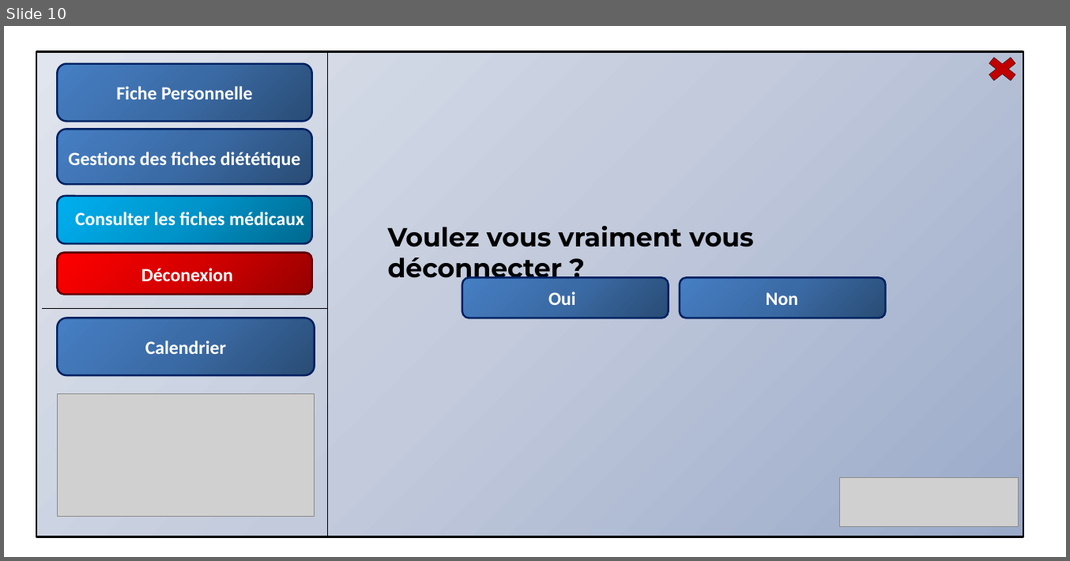
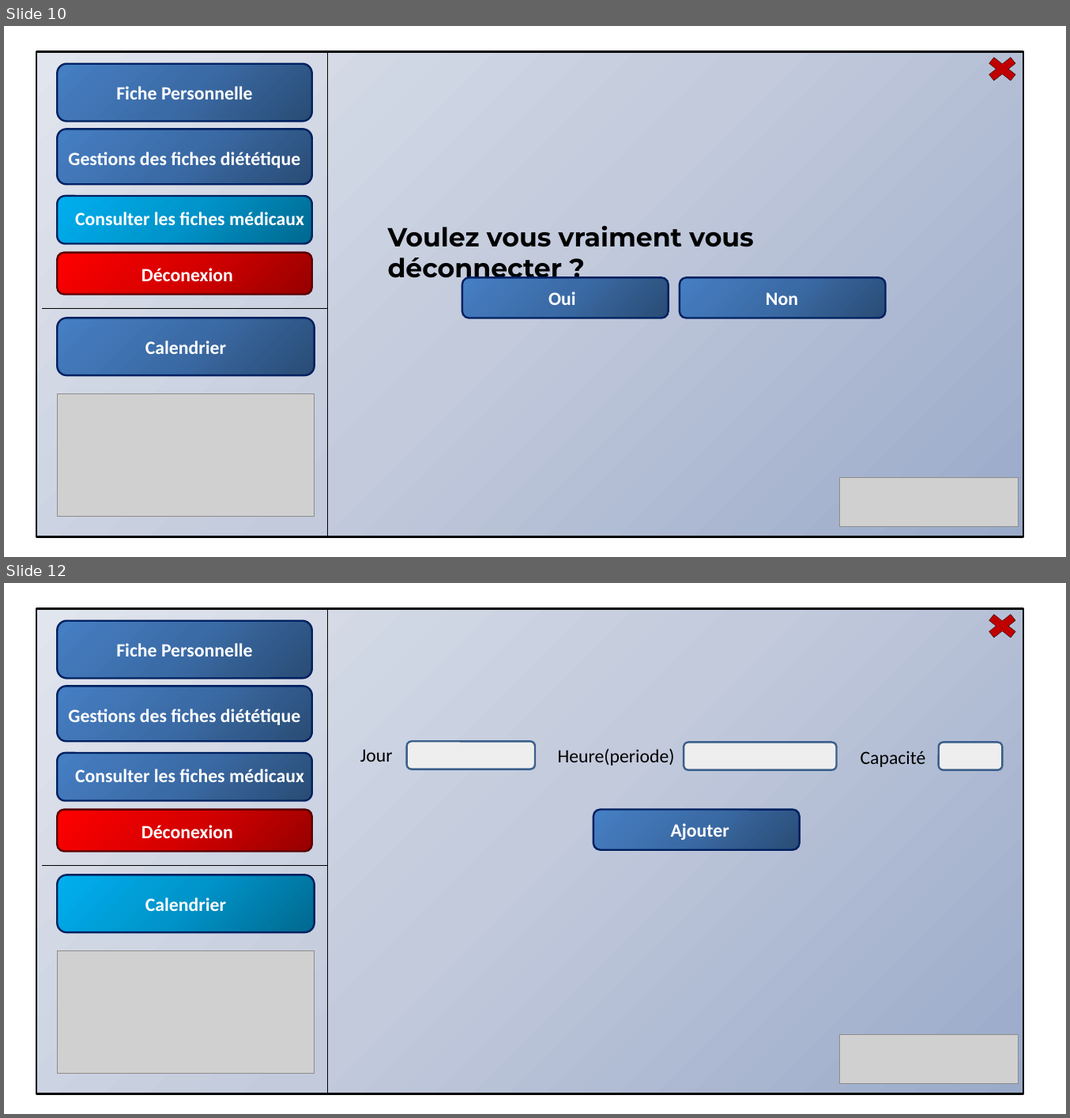
Before and after one commit to majdilahsini/Smart.fit, a slide deck: MAJDI/Maquette/Maquette.pptx. Shown one above the other, each under a label of ours: slide 10 before the commit, slides 10 and 12 after it; the slides between them are not shown. The pictures are 1070x561 and 1070x1118 pixels, drawn with LibreOffice and Linux fonts; fonts in the diff are those of the drawing; grey boxes stand for pictures. Boxes give left, top, right and bottom in pixels: in the first picture for what was removed or moved away, otherwise in the second. Text is boxed around its words. In the diff, an @@ line names an element or a change of style, - is before the commit and + after.

```diff
--- a/MAJDI/Maquette/Maquette.pptx
+++ b/MAJDI/Maquette/Maquette.pptx
@@ slide 12 added at [4, 583, 1066, 1114], background #FFFFFF @@
@@ rectangle added at [36, 608, 1023, 1093], fill gradient #9BAAC9 to #C3CBDC to #E2E5ED, outline #000000 2 pt @@
@@ rounded rectangle added at [57, 621, 312, 678], fill gradient #2A4C75 to #3C6CA6 to #4780C5, outline #002060 2 pt @@
@@ line added from (328, 608) to (328, 1094), #000000 0.75 pt @@
@@ cross added at [981, 609, 1023, 642], fill #C00000, outline #000000 0.25 pt @@
@@ text added at [116, 643, 253, 656], 20 pt, text #FFFFFF, bold @@
+Fiche Personnelle
@@ rounded rectangle added at [57, 686, 312, 742], fill gradient #2A4C75 to #3C6CA6 to #4780C5, outline #002060 2 pt @@
@@ text added at [68, 709, 300, 725], 20 pt, text #FFFFFF, bold @@
+Gestions des fiches diététique
@@ rounded rectangle added at [406, 742, 535, 769], fill #EEEEEE, outline #3A5F8C 2 pt @@
@@ rounded rectangle added at [683, 742, 837, 769], fill #EEEEEE, outline #3A5F8C 2 pt @@
@@ rounded rectangle added at [939, 742, 1003, 769], fill #EEEEEE, outline #3A5F8C 2 pt @@
@@ rounded rectangle added at [57, 753, 312, 801], fill gradient #2A4C75 to #3C6CA6 to #4780C5, outline #002060 2 pt @@
@@ text added at [75, 769, 304, 782], 20 pt, text #FFFFFF, bold @@
+Consulter les fiches médicaux
@@ text added at [360, 749, 393, 762], 20 pt, text #000000 @@
+Jour
@@ text added at [558, 749, 675, 765], 20 pt, text #000000 @@
+Heure(periode)
@@ text added at [860, 750, 926, 767], 20 pt, text #000000 @@
+Capacité
@@ rounded rectangle added at [57, 810, 312, 852], fill gradient #970000 to #D70000 to #FF0000, outline #580000 2 pt @@
@@ rounded rectangle added at [593, 810, 799, 850], fill gradient #2A4C75 to #3C6CA6 to #4780C5, outline #002060 2 pt @@
@@ text added at [141, 825, 233, 838], 20 pt, text #FFFFFF, bold @@
+Déconexion
@@ text added at [671, 823, 729, 840], 20 pt, text #FFFFFF, bold @@
+Ajouter
@@ line added from (328, 866) to (42, 866), #000000 0.75 pt @@
@@ rounded rectangle added at [57, 875, 314, 932], fill gradient #00688E to #0094CA to #00B0F0, outline #002060 2 pt @@
@@ text added at [145, 897, 226, 911], 20 pt, text #FFFFFF, bold @@
+Calendrier
@@ picture added at [57, 951, 314, 1074] @@
@@ picture added at [840, 1034, 1018, 1083] @@
```
Also in this commit, not shown: 3 other slides added.
